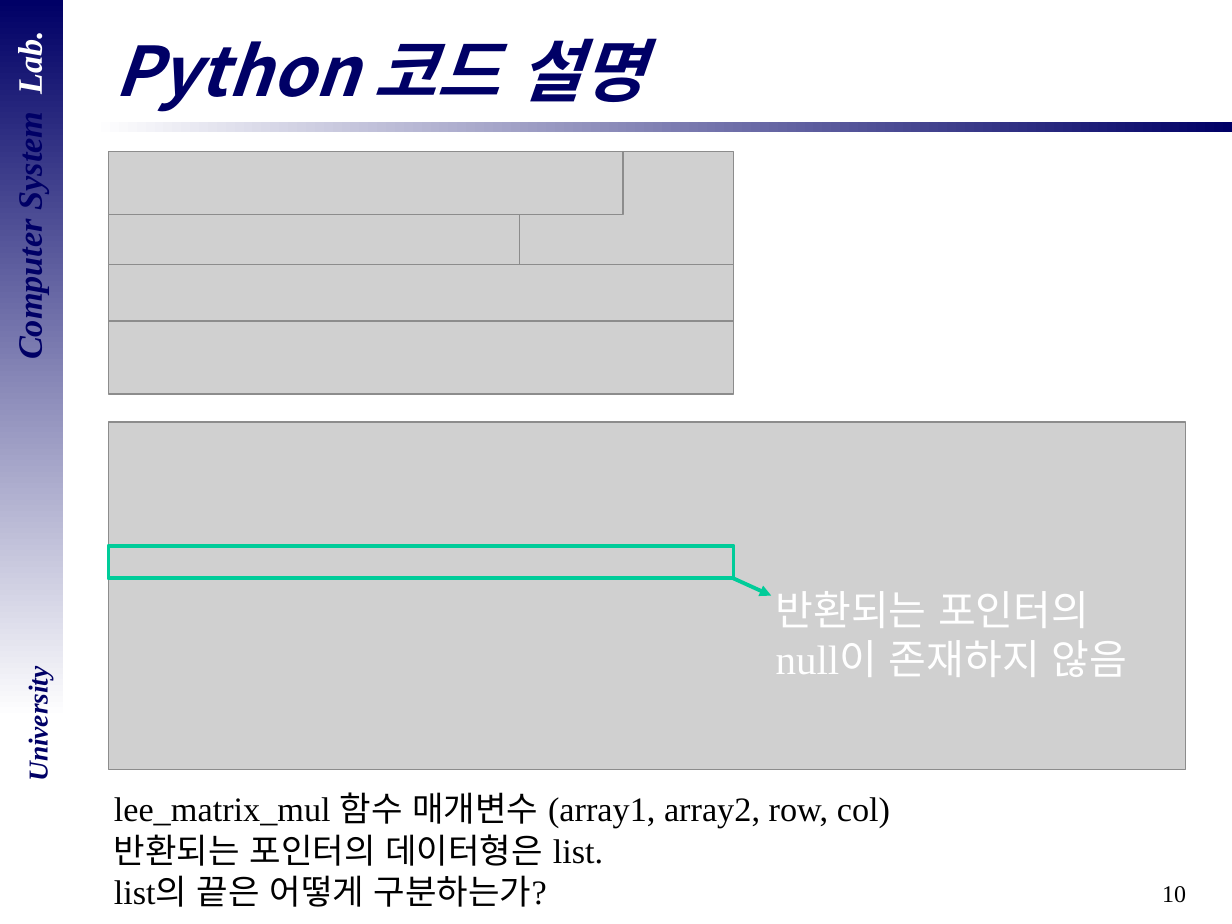
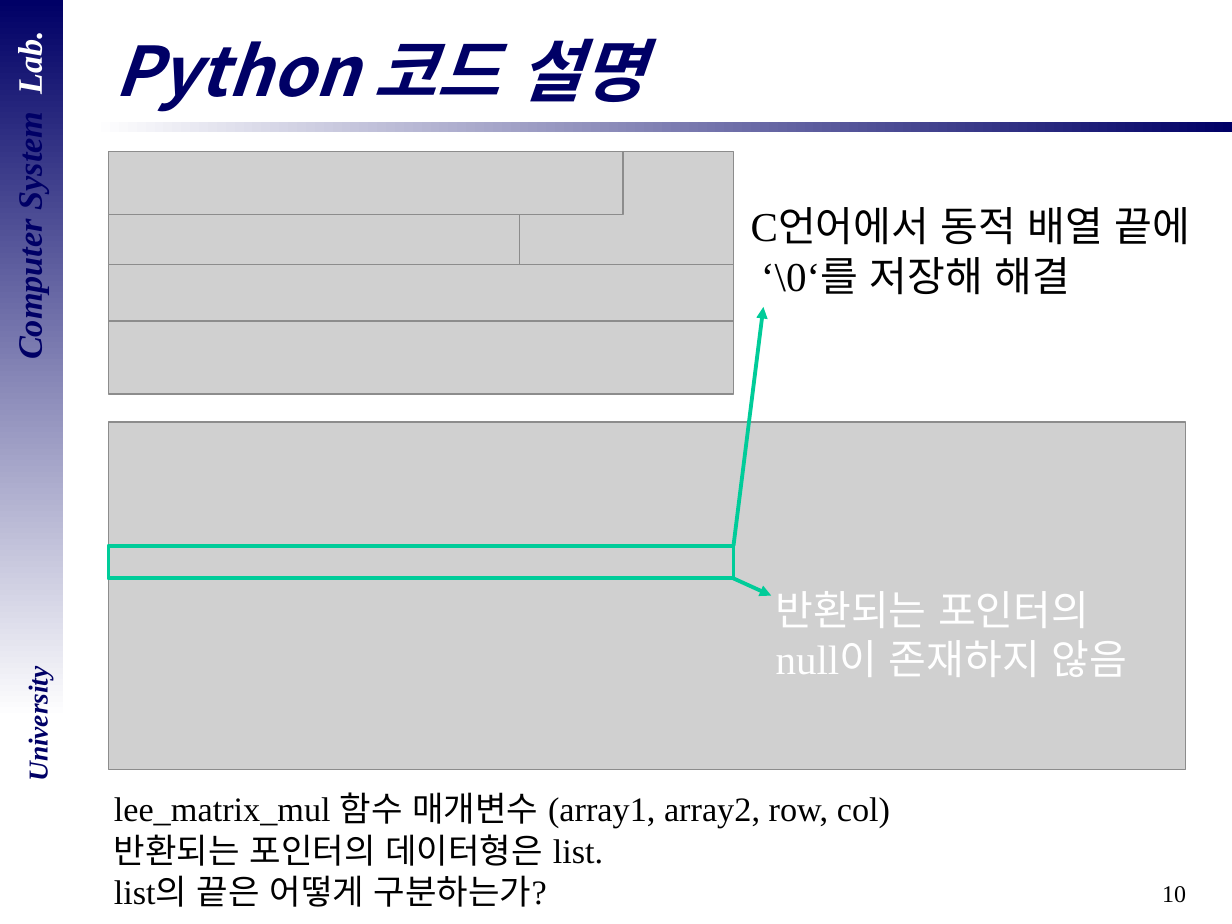
Before and after one commit to DevelopLee20/CSLab_Semina, a slide deck: slide 10 of ppt 모음/Cpython4.pptx. Drawn at 1232x924 pixels with LibreOffice and Linux fonts; fonts in the diff are those of the drawing; grey boxes stand for pictures; background and template pictures are left out. Boxes give left, top, right and bottom in pixels: in the first picture for what was removed or moved away, otherwise in the second. Text is boxed around its words. In the diff, an @@ line names an element or a change of style, - is before the commit and + after.

```diff
--- a/ppt 모음/Cpython4.pptx
+++ b/ppt 모음/Cpython4.pptx
@@ text added at (751,207,1191,295), 24 pt, text #000000 @@
+C언어에서 동적 배열 끝에
+‘\0‘를 저장해 해결
@@ arrow added from (733, 546) to (764, 307), #00CC99 2.25 pt @@
```
Also in this commit, not shown: 1 other slide changed, 1 other file.
